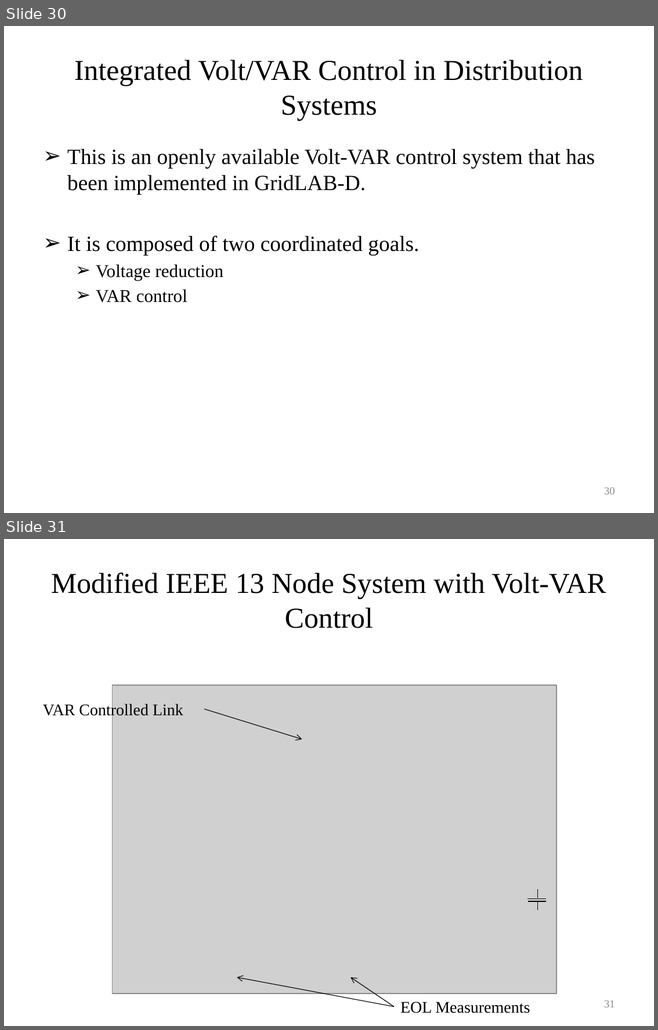
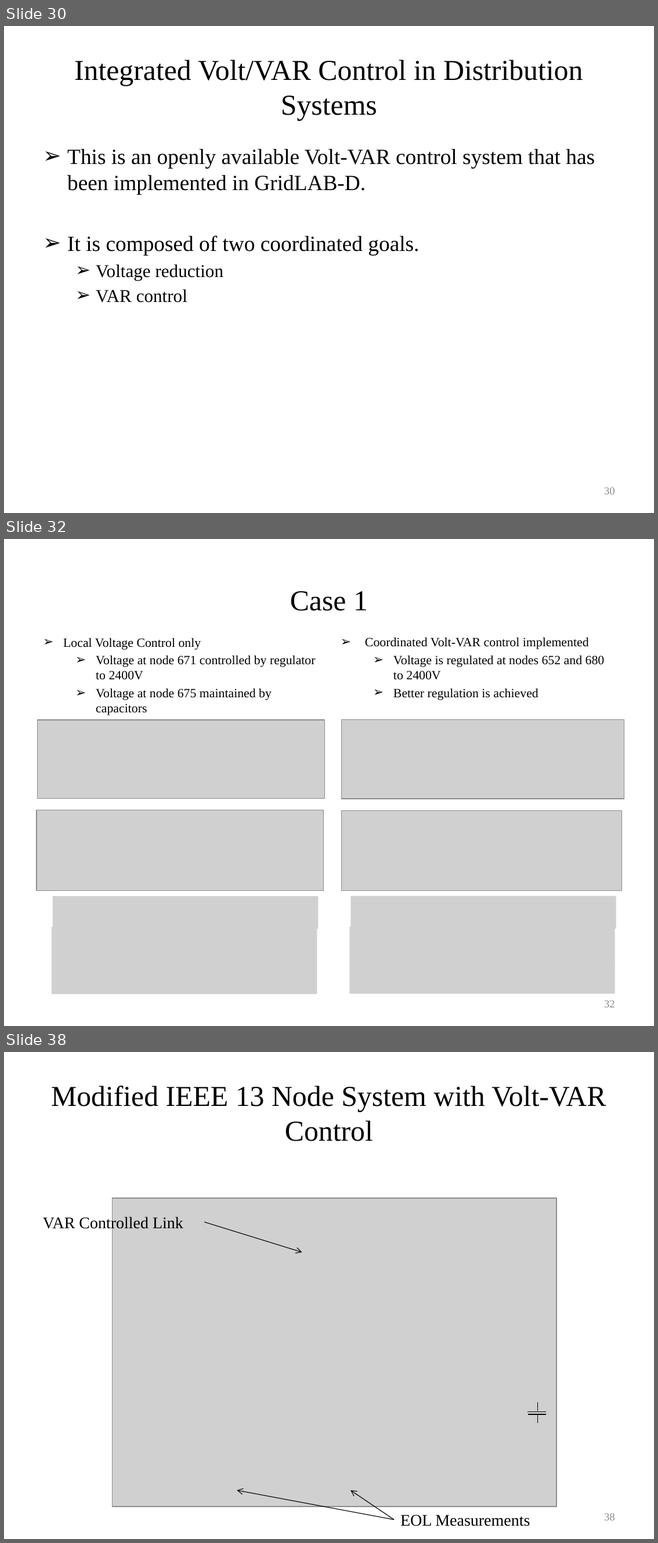
Before and after one commit to gridlab-d/course, a slide deck: University of Washington Class/Module 6 - Volt-VAR optimization.pptx. Shown one above the other, each under a label of ours: slides 30 and 31 before the commit, slides 30, 32 and 38 after it; the slides between them are not shown. The pictures are 658x1030 and 658x1543 pixels, drawn with LibreOffice and Linux fonts; fonts in the diff are those of the drawing; grey boxes stand for pictures; background and template pictures are left out. Boxes give left, top, right and bottom in pixels: in the first picture for what was removed or moved away, otherwise in the second. Text is boxed around its words. In the diff, an @@ line names an element or a change of style, - is before the commit and + after.

```diff
--- a/University of Washington Class/Module 6 - Volt-VAR optimization.pptx
+++ b/University of Washington Class/Module 6 - Volt-VAR optimization.pptx
@@ slide 32 added at [4, 539, 654, 1026], background #FFFFFF @@
@@ text added at [290, 591, 368, 611], 32 pt, text #000000 @@
+Case 1
@@ text added at [63, 638, 315, 715], 14 pt, text #000000 @@
+➢ Local Voltage Control only
+  ➢ Voltage at node 671 controlled by regulator to 2400V
+  ➢ Voltage at node 675 maintained by capacitors
@@ text added at [365, 638, 604, 700], 14 pt, text #000000 @@
+➢ Coordinated Volt-VAR control implemented
+  ➢ Voltage is regulated at nodes 652 and 680 to 2400V
+  ➢ Better regulation is achieved
@@ picture added at [38, 720, 325, 799] @@
@@ picture added at [341, 719, 623, 799] @@
@@ picture added at [36, 810, 324, 891] @@
@@ picture added at [342, 810, 622, 890] @@
@@ picture added at [53, 896, 318, 929] @@
@@ picture added at [350, 896, 615, 929] @@
@@ picture added at [52, 927, 317, 962] @@
@@ picture added at [350, 927, 615, 962] @@
@@ picture added at [52, 961, 317, 994] @@
@@ picture added at [350, 961, 615, 994] @@
@@ page number added at [604, 1001, 615, 1008], 12 pt, text #8C8C8C @@
+32
@@ what was slide 31 is now slide 38 @@
@@ page number at [604, 1513, 615, 1521]: text changed @@
-31
+38
```
Also in this commit, not shown: 6 other slides added.
